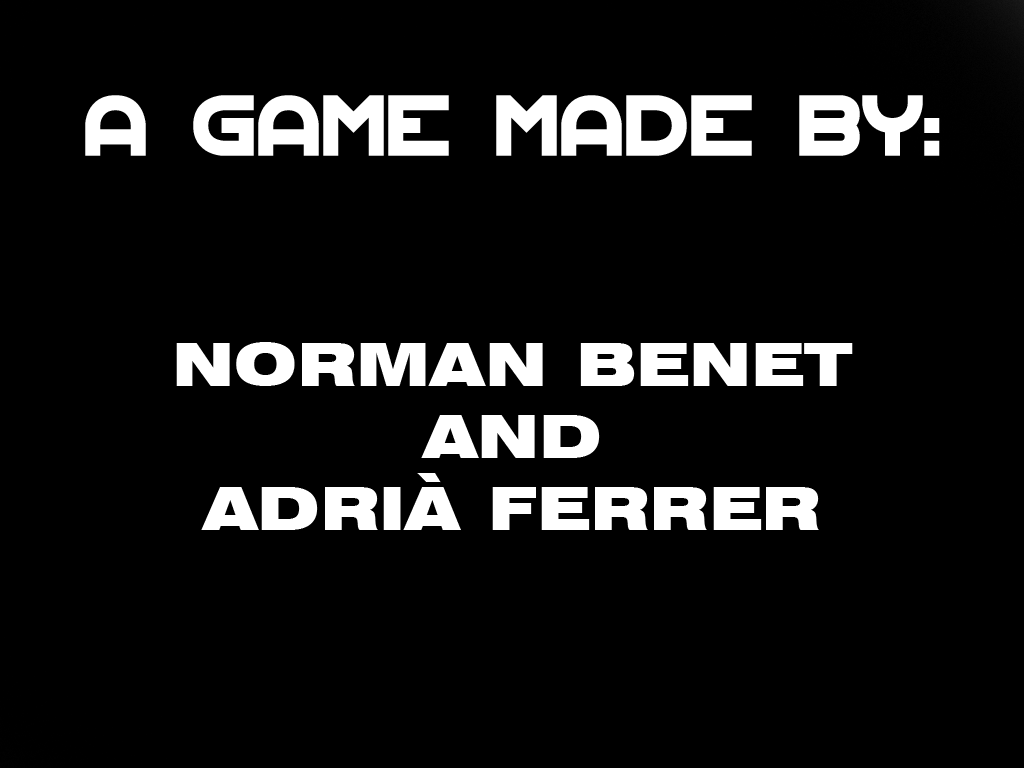
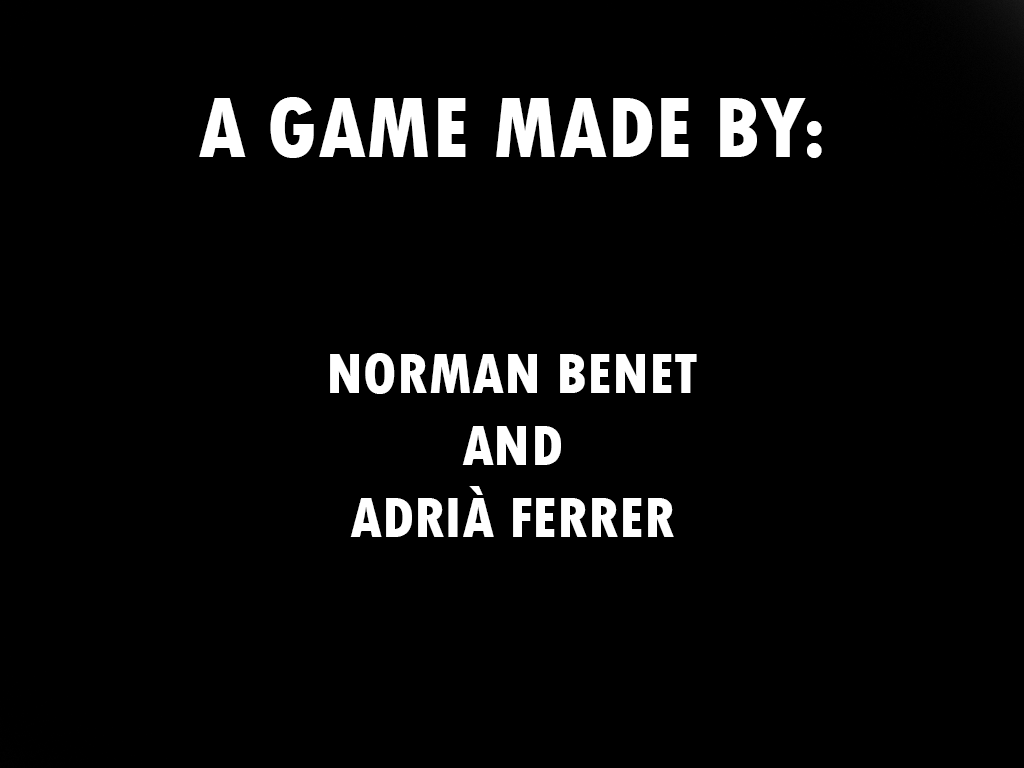
Two versions of the same layered image (1024 × 768). Layer-by-layer changes:
painted on "NORMAN BENET AND ADRIÀ FERRER" over [176, 342, 853, 537]
painted on "A GAME MADE BY:" over [85, 95, 940, 158]
